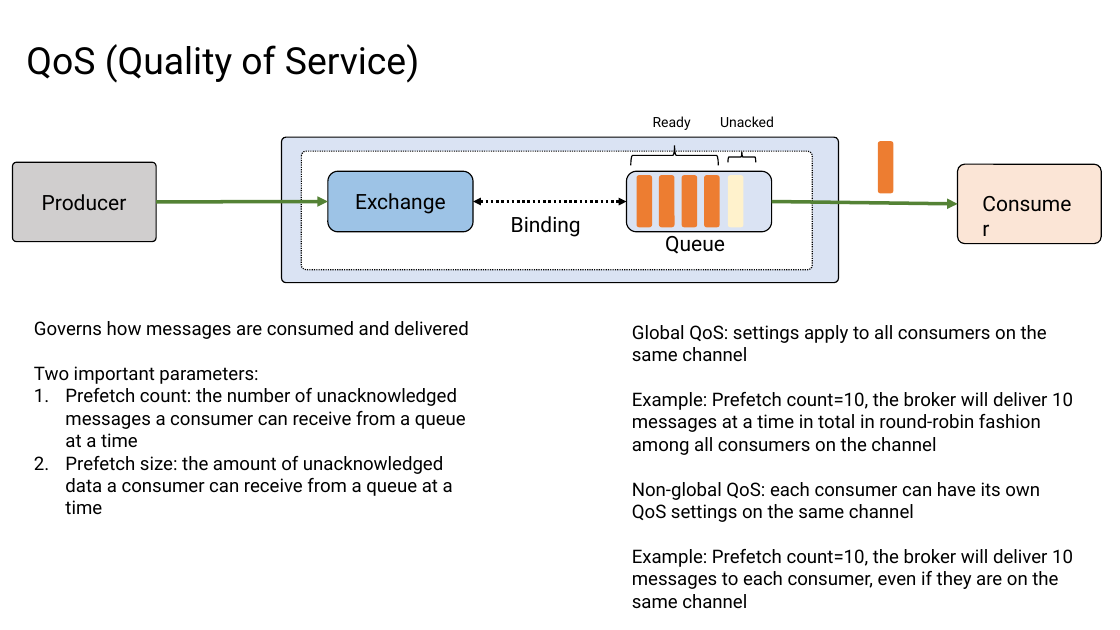
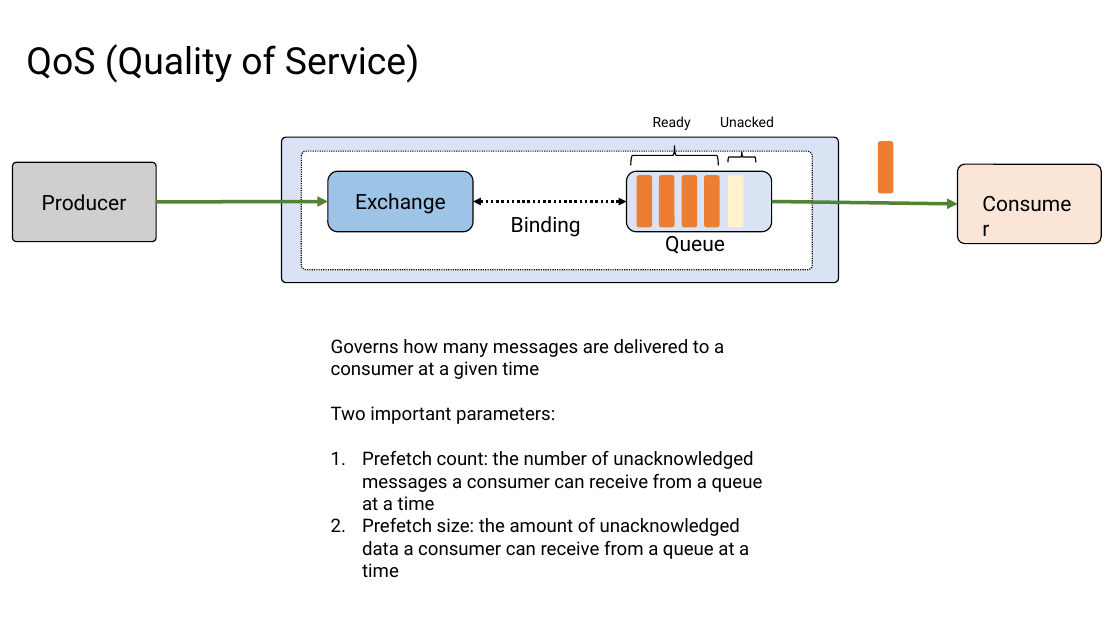
Before and after one commit to roblappcoupa/rabbitmq-presentation, a slide deck: slide 15 of Docs/RabbitMQ.pptx (slide 13 before the commit). Drawn at 1120x630 pixels with LibreOffice and Linux fonts; fonts in the diff are those of the drawing. Boxes give left, top, right and bottom in pixels: in the first picture for what was removed or moved away, otherwise in the second. Text is boxed around its words. In the diff, an @@ line names an element or a change of style, - is before the commit and + after.

```diff
--- a/Docs/RabbitMQ.pptx
+++ b/Docs/RabbitMQ.pptx
@@ text at [34,321,469,339]: paragraph removed @@
-Governs how messages are consumed and delivered
@@ text removed at [632,325,1073,608] @@
-Global QoS: settings apply to all consumers on the same channel
-Example: Prefetch count=10, the broker will deliver 10 messages at a time in total in round-robin fashion among all consumers on the channel
-Non-global QoS: each consumer can have its own QoS settings on the same channel
-Example: Prefetch count=10, the broker will deliver 10 messages to each consumer, even if they are on the same channel
@@ text added at [331,339,724,379], 16 pt, text #000000 @@
+Governs how many messages are delivered to a consumer at a given time
@@ text "Two important parameters:": place and size @@
-text "Two important parameters:" at [34,321,469,515]
+text "Two important parameters:" at [331,406,763,577]
```
Also in this commit, not shown: 14 other slides changed, 3 slides added, 1 other file.
